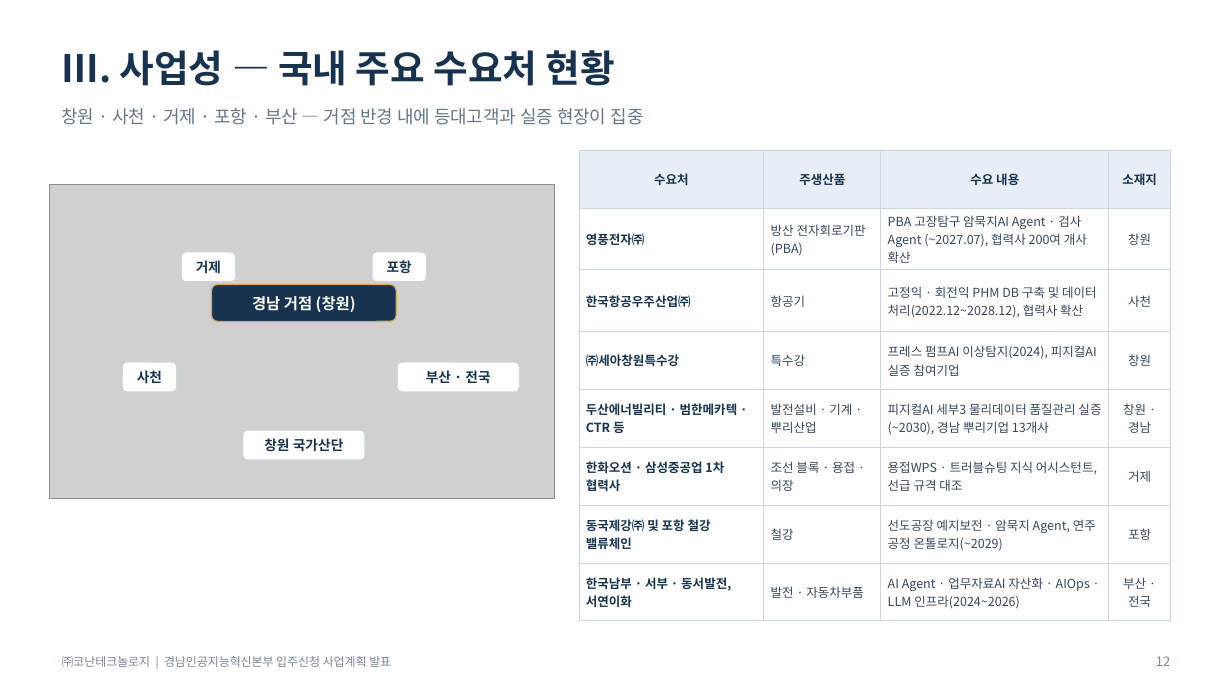
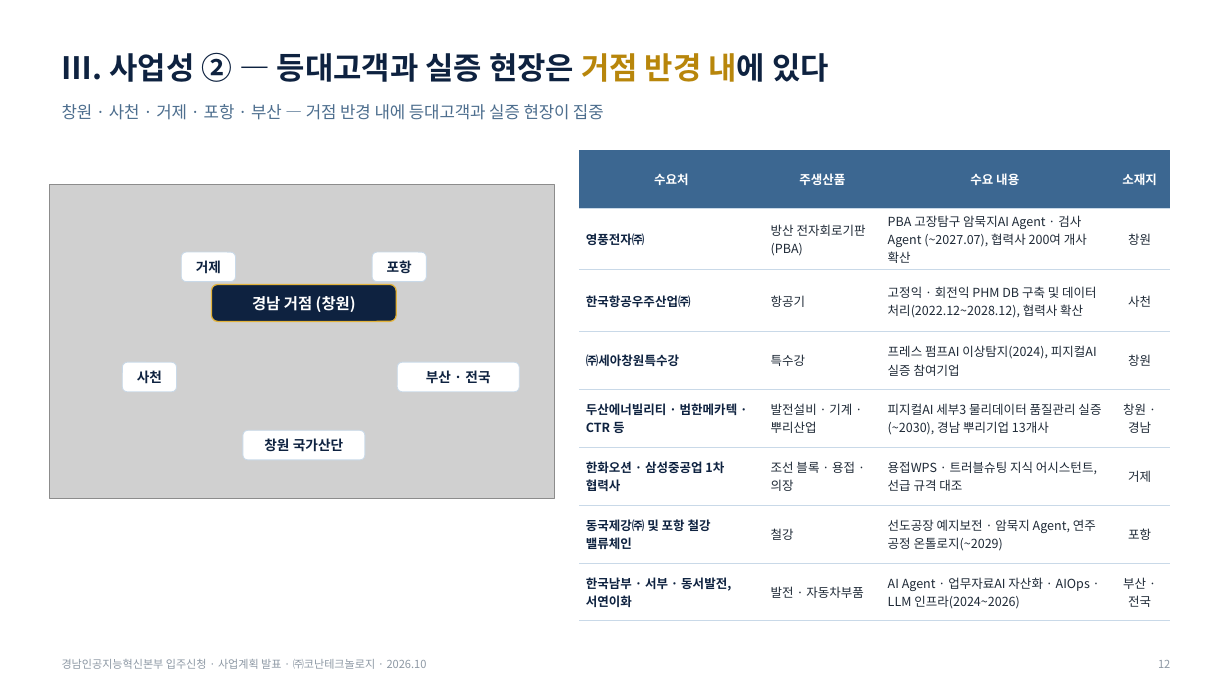
Before and after one commit to Jacob-Yeom/claude, a slide deck: slide 12 of deliverables/gyeongnam_tp_pitch/Konan_GyeongnamAI_Tenancy_Pitch_15min.pptx. Drawn at 1232x693 pixels with LibreOffice and Linux fonts; fonts in the diff are those of the drawing; grey boxes stand for pictures. Boxes give left, top, right and bottom in pixels: in the first picture for what was removed or moved away, otherwise in the second. Text is boxed around its words. In the diff, an @@ line names an element or a change of style, - is before the commit and + after.

```diff
--- a/deliverables/gyeongnam_tp_pitch/Konan_GyeongnamAI_Tenancy_Pitch_15min.pptx
+++ b/deliverables/gyeongnam_tp_pitch/Konan_GyeongnamAI_Tenancy_Pitch_15min.pptx
@@ text at bbox=[62, 52, 829, 82]: text changed; size 22 to 18 pt; text colour #18334F to #0E2240 @@
-Ⅲ. 사업성 — 국내 주요 수요처 현황
+Ⅲ. 사업성 ② — 등대고객과 실증 현장은 거점 반경 내에 있다
@@ text "창원 · 사천 · 거제 ..." at bbox=[62, 104, 604, 120]: size 10.5 to 9.8 pt, text colour #65768A to #4D6E8E @@
@@ table at bbox=[579, 150, 1170, 613] @@
@@ fill #E8EEF5 to #3C6791 in row 1 @@
@@ text colour #18334F to #FFFFFF in "수요처", "주생산품", "수요 내용", "소재지" @@
@@ text colour #18334F to #0E2240 in "영풍전자㈜", "한국항공우주산업㈜", "㈜세아창원특수강", "두산에너빌리티 · 범한메카텍 · CTR 등" and 3 more places @@
@@ text colour #34485E to #1F2A37 in "방산 전자회로기판(PBA)", "PBA 고장탐구 암묵지AI Agent · 검사Agent (~2027.07), ...", "창원", "항공기" and 17 more places @@
@@ borders changed @@
@@ rounded rectangle at bbox=[212, 285, 397, 322]: fill #18334F to #0E2240; outline #D6A756 0.75 pt to #E2B23A 0.75 pt @@
@@ text colour #18334F to #0E2240 in 5 elements at bbox=[264, 438, 344, 452], bbox=[137, 370, 162, 384], bbox=[196, 260, 221, 274], bbox=[387, 260, 412, 274], bbox=[426, 370, 490, 384] @@
@@ outline #CAD6E2 0.5 pt to #C9D9E8 0.5 pt in 5 elements at bbox=[243, 430, 365, 460], bbox=[122, 362, 176, 392], bbox=[181, 253, 235, 282], bbox=[372, 253, 426, 282], bbox=[397, 362, 519, 392] @@
@@ text at bbox=[62, 659, 427, 669]: text changed; size 7 to 6.5 pt; text colour #77869A to #8E99A5 @@
-㈜코난테크놀로지 | 경남인공지능혁신본부 입주신청 사업계획 발표
+경남인공지능혁신본부 입주신청 · 사업계획 발표 · ㈜코난테크놀로지 · 2026.10
@@ text "12" at bbox=[1158, 660, 1170, 668]: size 7.5 to 6.5 pt, text colour #77869A to #8E99A5 @@
```
Also in this commit, not shown: 17 other slides changed, 2 slides added, 1 slide removed, 3 other files.
